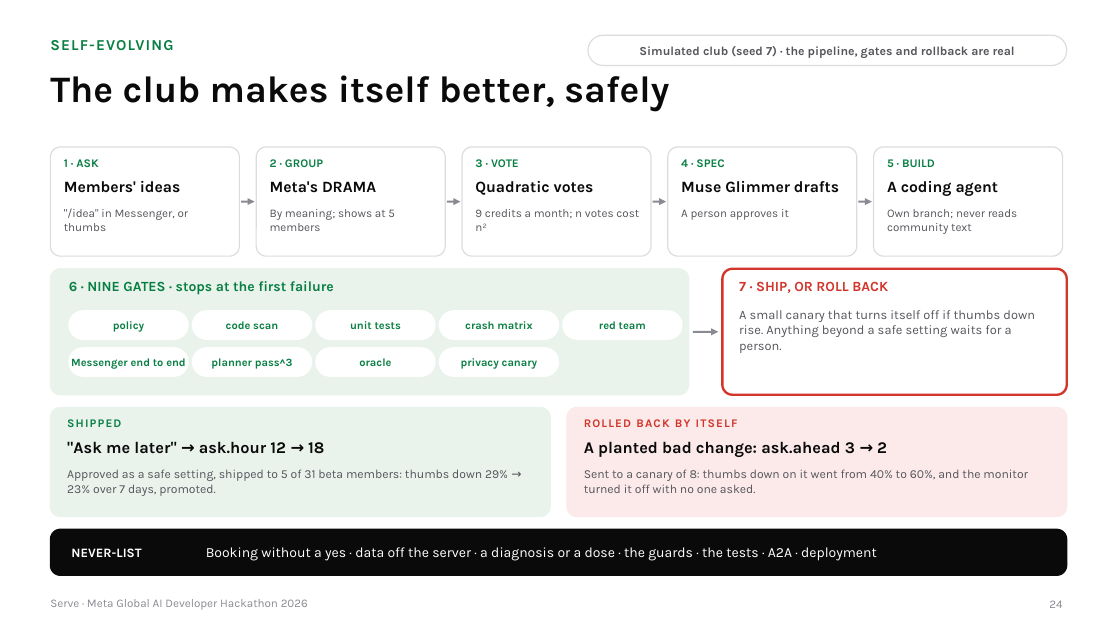
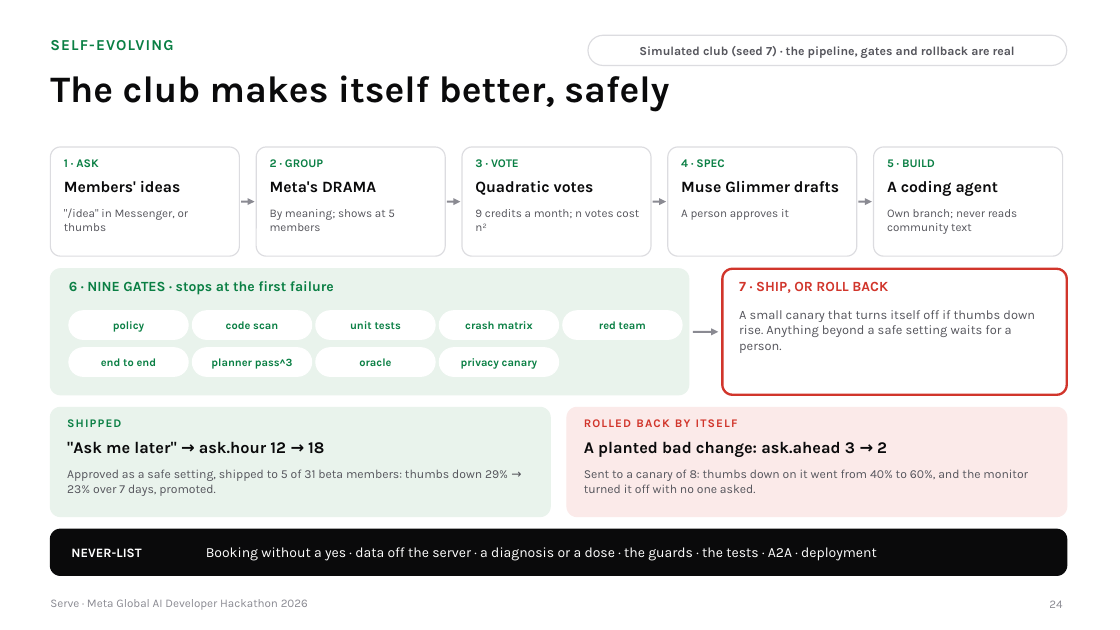
Before and after one commit to gino6178/serve-meta-hackathon, a slide deck: slide 24 of video/deck/Serve_Meta_deck.pptx. Drawn at 1120x630 pixels with LibreOffice and Linux fonts; fonts in the diff are those of the drawing. Boxes give left, top, right and bottom in pixels: in the first picture for what was removed or moved away, otherwise in the second. Text is boxed around its words. In the diff, an @@ line names an element or a change of style, - is before the commit and + after.

```diff
--- a/video/deck/Serve_Meta_deck.pptx
+++ b/video/deck/Serve_Meta_deck.pptx
@@ text at [101,358,157,366]: text changed @@
-Messenger end to end
+end to end
```
Also in this commit, not shown: 8 other slides changed, 7 other files.
